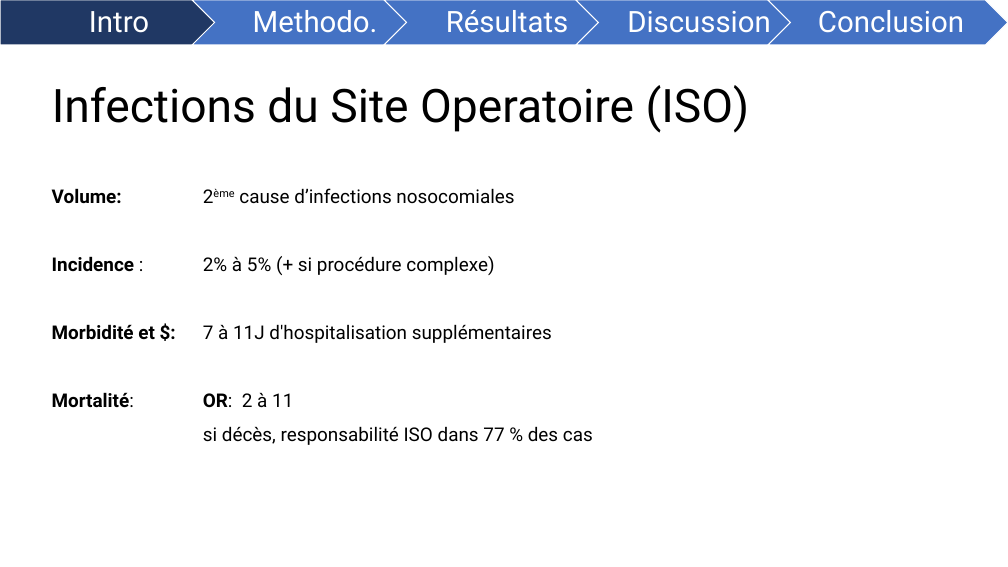
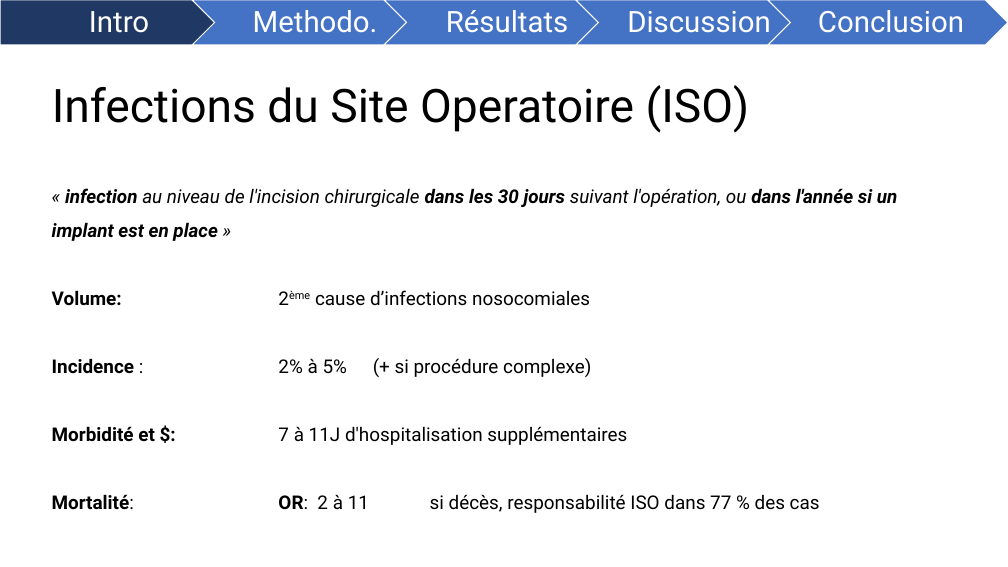
Before and after one commit to FrancescoMonti-source/theses_internes, a slide deck: slide 2 of memoire/reports/DÉTECTION SEMI-AUTOMATISÉE DES INFECTIONS POST-OPÉRATOIRES.pptx. Drawn at 1008x567 pixels with LibreOffice and Linux fonts; fonts in the diff are those of the drawing. Boxes give left, top, right and bottom in pixels: in the first picture for what was removed or moved away, otherwise in the second. Text is boxed around its words. In the diff, an @@ line names an element or a change of style, - is before the commit and + after.

```diff
--- a/memoire/reports/DÉTECTION SEMI-AUTOMATISÉE DES INFECTIONS POST-OPÉRATOIRES.pptx
+++ b/memoire/reports/DÉTECTION SEMI-AUTOMATISÉE DES INFECTIONS POST-OPÉRATOIRES.pptx
@@ text at [52, 188, 898, 241]: paragraph added @@
+« infection au niveau de l'incision chirurgicale dans les 30 jours suivant l'opération, ou dans l'année si un implant est en place »
@@ text at [52, 359, 820, 513]: text changed @@
-Mortalité: OR: 2 à 11
-si décès, responsabilité ISO dans 77 % des cas
+Mortalité: OR: 2 à 11 si décès, responsabilité ISO dans 77 % des cas
```
Also in this commit, not shown: 8 other slides changed, 2 slides added, 1 slide removed.
